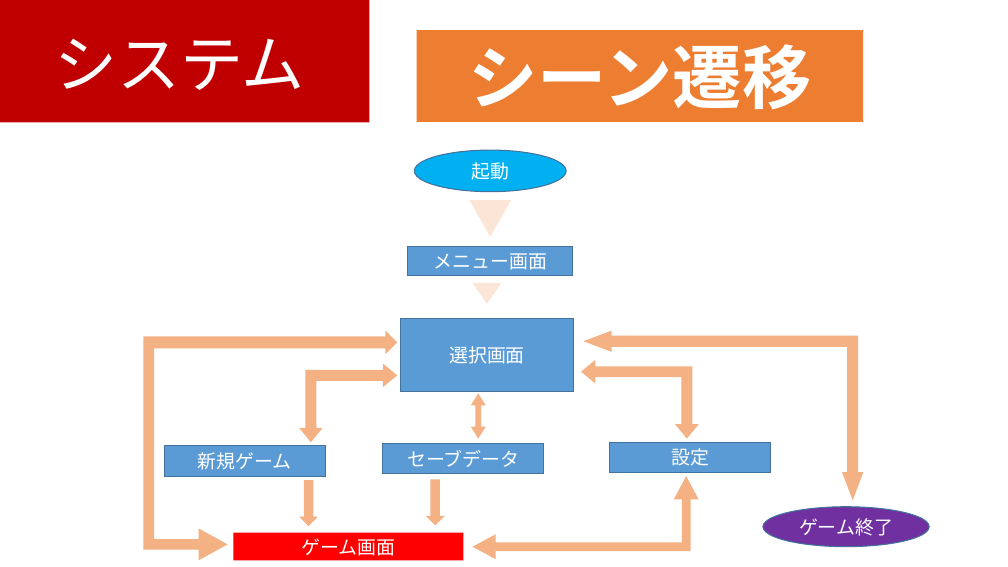
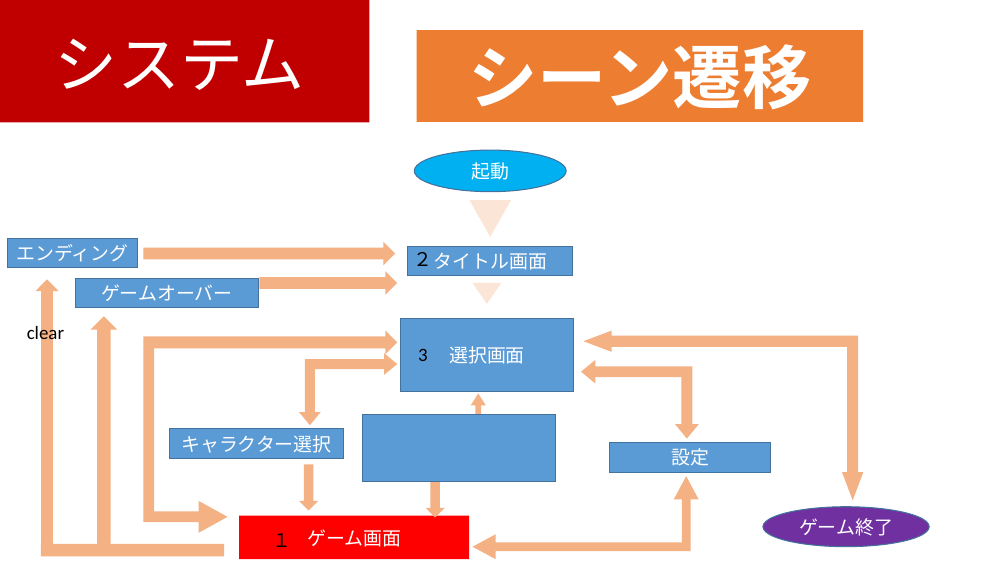
Before and after one commit to kawanami1022/2.5DActionGameProject, a slide deck: slide 12 of すみませんASOゲームショウまでに間に合いませんでした.pptx (slide 13 before the commit). Drawn at 1008x567 pixels with LibreOffice and Linux fonts; fonts in the diff are those of the drawing. Boxes give left, top, right and bottom in pixels: in the first picture for what was removed or moved away, otherwise in the second. Text is boxed around its words. In the diff, an @@ line names an element or a change of style, - is before the commit and + after.

```diff
--- a/すみませんASOゲームショウまでに間に合いませんでした.pptx
+++ b/すみませんASOゲームショウまでに間に合いませんでした.pptx
@@ rectangle added at [8,238,137,268], fill #5B9BD5, outline #43739E 1 pt, 18 pt, text #FFFFFF @@
+エンディング
@@ down arrow added at [144,242,395,265], fill #F4B183 @@
@@ text added at [413,252,432,266], 18 pt, text #000000 @@
+２
@@ text in rectangle at [434,253,547,270]: text changed @@
-メニュー画面
+タイトル画面
@@ down arrow added at [36,280,59,544], fill #F4B183 @@
@@ rectangle added at [75,279,258,309], fill #5B9BD5, outline #43739E 1 pt, 18 pt, text #FFFFFF @@
+ゲームオーバー
@@ right arrow added at [259,271,397,295], fill #F4B183 @@
@@ text added at [27,324,64,345], 18 pt, text #000000 @@
+clear
@@ down arrow added at [91,316,118,550], fill #F4B183 @@
@@ bent up arrow: place and size @@
-bent up arrow at [144,347,228,561]
+bent up arrow at [144,347,228,532]
@@ left up arrow: place and size @@
-left up arrow at [299,364,398,442]
+left up arrow at [299,353,398,425]
@@ text added at [418,348,428,361], 18 pt, text #000000 @@
+3
@@ rectangle added at [362,414,556,482], fill #5B9BD5, outline #43739E 1 pt @@
@@ rectangle "キャラクター選択": place and size @@
-rectangle "キャラクター選択" at [164,446,325,476]
+rectangle "キャラクター選択" at [169,429,343,459]
@@ text in rectangle at [181,435,331,453]: text changed @@
-新規ゲーム
+キャラクター選択
@@ rectangle removed at [383,443,544,473] @@
-セーブデータ
@@ down arrow: place and size @@
-down arrow at [299,480,318,526]
+down arrow at [299,464,318,510]
@@ down arrow: place and size @@
-down arrow at [426,479,445,526]
+down arrow at [426,472,445,518]
@@ rectangle "ゲーム画面": place and size @@
-rectangle "ゲーム画面" at [234,533,464,560]
+rectangle "ゲーム画面" at [239,516,469,560]
@@ text added at [272,533,291,547], 18 pt, text #000000 @@
+１
@@ rectangle added at [41,544,224,557], fill #F4B183 @@
```
Also in this commit, not shown: 3 other slides changed, 7 slides added, 1 slide removed.
